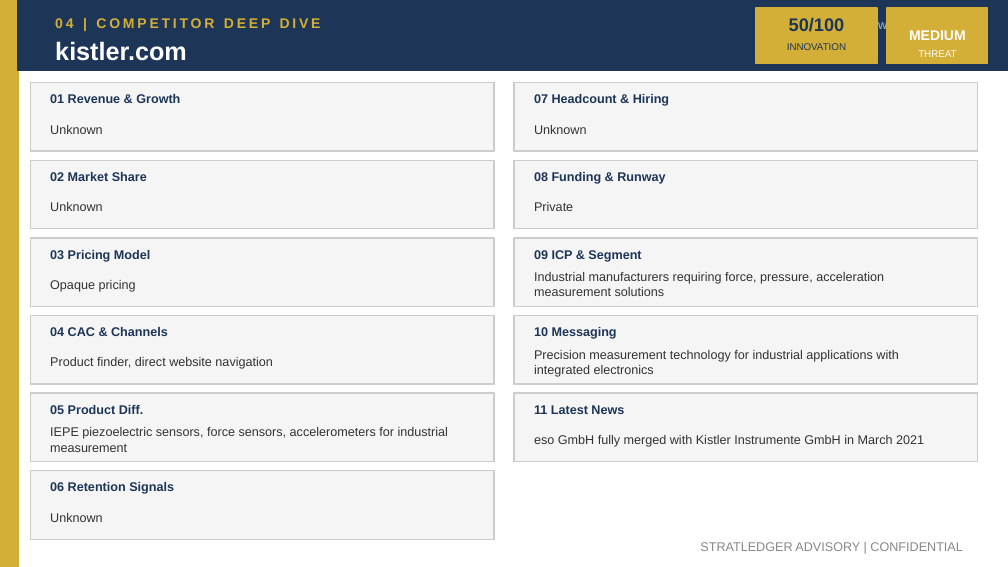
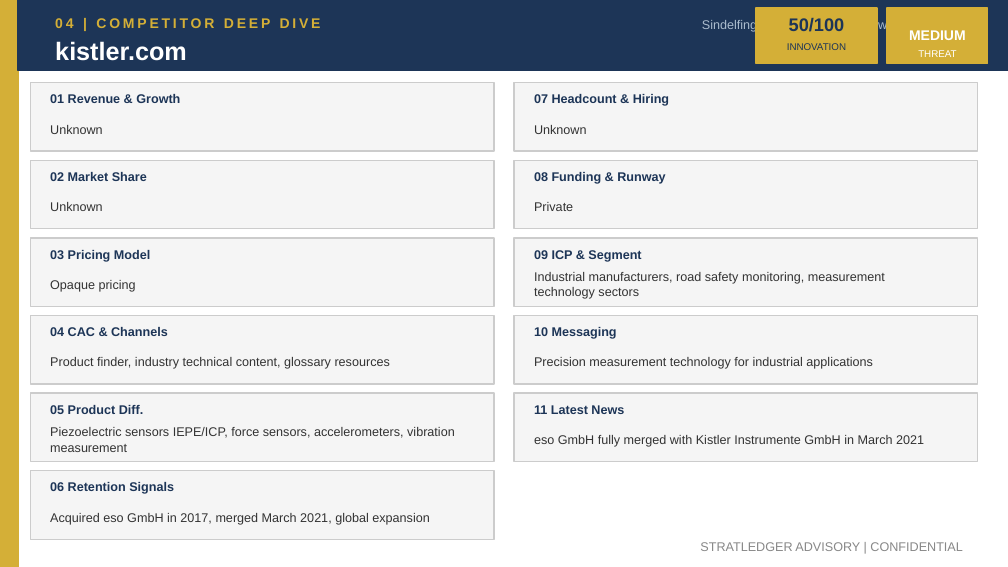
Before and after one commit to apexmakeshop-dot/droplet-commands, a slide deck: slide 7 of mesh_bioplastics_CI_Report.pptx. Drawn at 1008x567 pixels with LibreOffice and Linux fonts; fonts in the diff are those of the drawing. Boxes give left, top, right and bottom in pixels: in the first picture for what was removed or moved away, otherwise in the second. Text is boxed around its words. In the diff, an @@ line names an element or a change of style, - is before the commit and + after.

```diff
--- a/mesh_bioplastics_CI_Report.pptx
+++ b/mesh_bioplastics_CI_Report.pptx
@@ text at (702,19,967,32): text changed @@
-Unknown | https://www.kistler.com
+Sindelfingen, Germany | https://www.kistler.com
@@ text at (534,272,885,299): text changed @@
-Industrial manufacturers requiring force, pressure, acceleration measurement solutions
+Industrial manufacturers, road safety monitoring, measurement technology sectors
@@ text at (50,357,390,369): text changed @@
-Product finder, direct website navigation
+Product finder, industry technical content, glossary resources
@@ text at (534,357,873,369): text changed @@
-Precision measurement technology for industrial applications with integrated electronics
+Precision measurement technology for industrial applications
@@ text at (50,427,455,452): text changed @@
-IEPE piezoelectric sensors, force sensors, accelerometers for industrial measurement
+Piezoelectric sensors IEPE/ICP, force sensors, accelerometers, vibration measurement
@@ text at (50,513,429,525): text changed @@
-Unknown
+Acquired eso GmbH in 2017, merged March 2021, global expansion
```
Also in this commit, not shown: 4 other slides changed.
